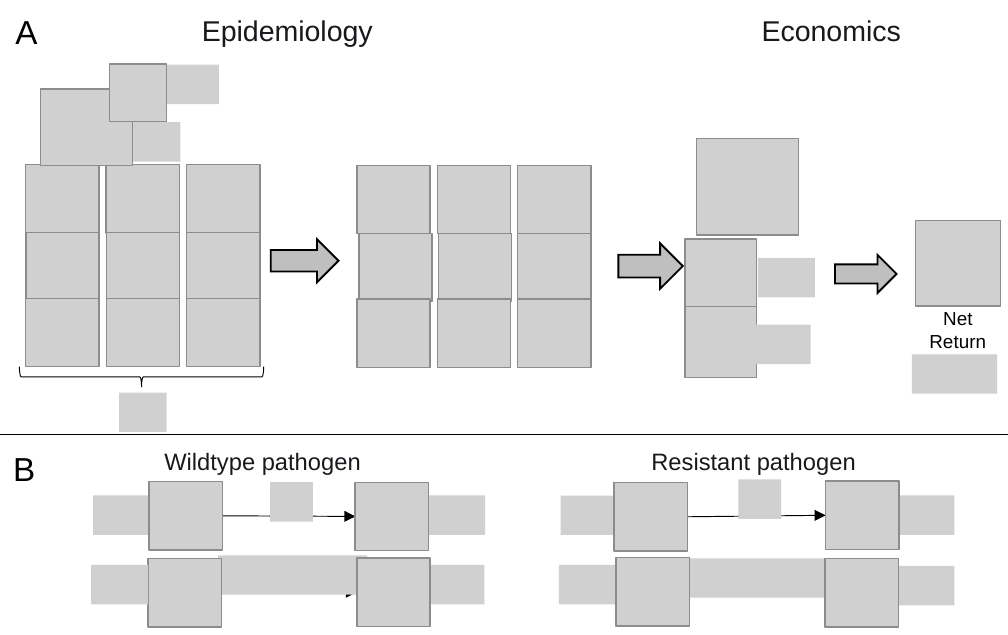
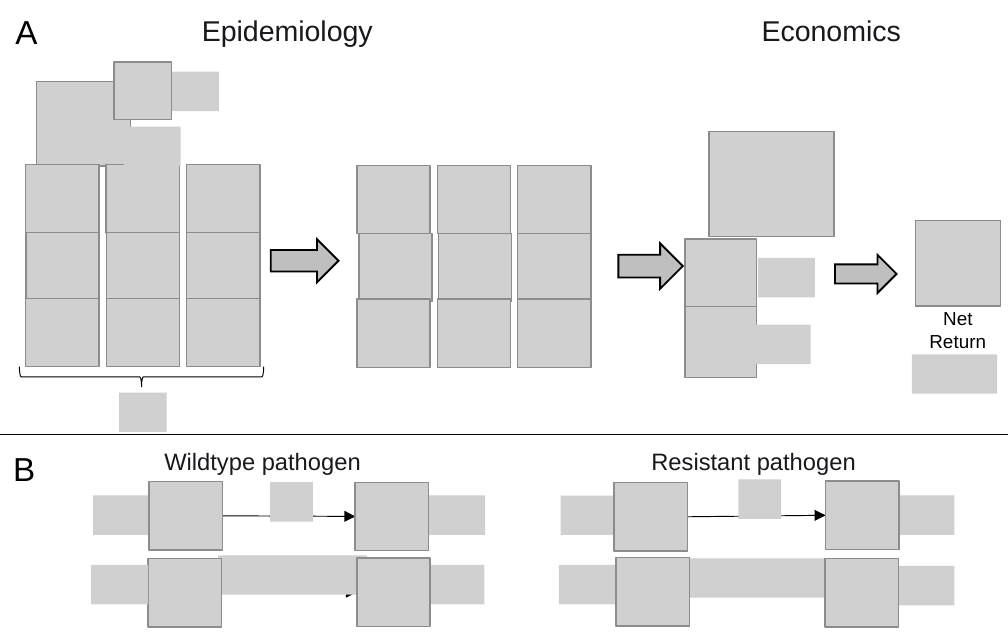
Before and after one commit to prateek1verma/EpiEcoFarmers, a slide deck: slide 1 of Figure1/figure1.pptx. Drawn at 1008x635 pixels with LibreOffice and Linux fonts; fonts in the diff are those of the drawing; grey boxes stand for pictures. Boxes give left, top, right and bottom in pixels: in the first picture for what was removed or moved away, otherwise in the second. Text is boxed around its words. In the diff, an @@ line names an element or a change of style, - is before the commit and + after.

```diff
--- a/Figure1/figure1.pptx
+++ b/Figure1/figure1.pptx
@@ picture: place and size @@
-picture at [40, 89, 132, 165]
+picture at [36, 82, 130, 167]
@@ picture: place and size @@
-picture at [109, 65, 167, 122]
+picture at [114, 62, 172, 120]
@@ picture: place and size @@
-picture at [163, 65, 219, 103]
+picture at [163, 71, 219, 110]
@@ picture: place and size @@
-picture at [124, 122, 180, 161]
+picture at [124, 126, 180, 165]
@@ picture: place and size @@
-picture at [696, 138, 798, 235]
+picture at [708, 132, 833, 237]
```
Also in this commit, not shown: 29 other files.
